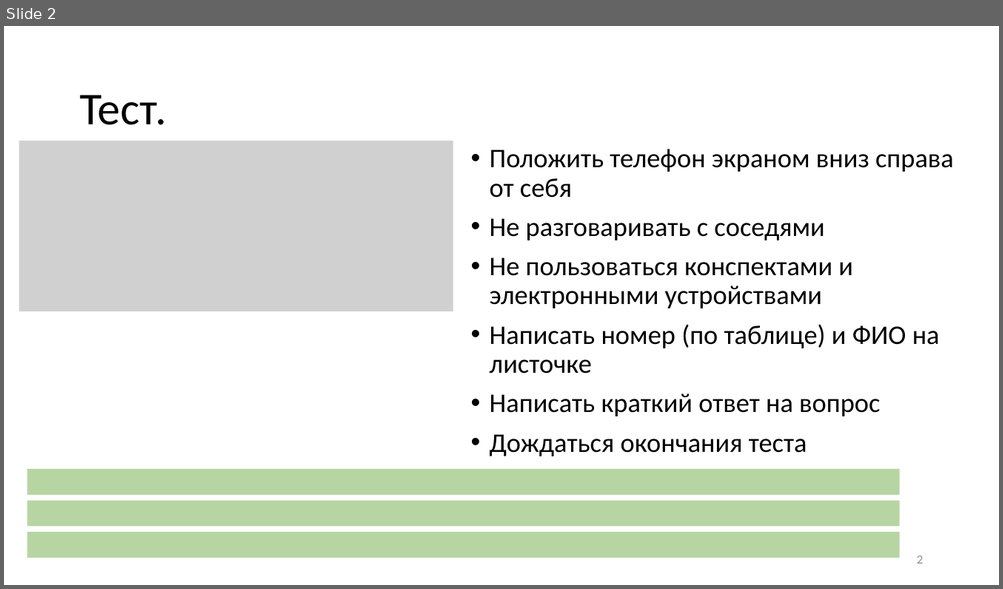
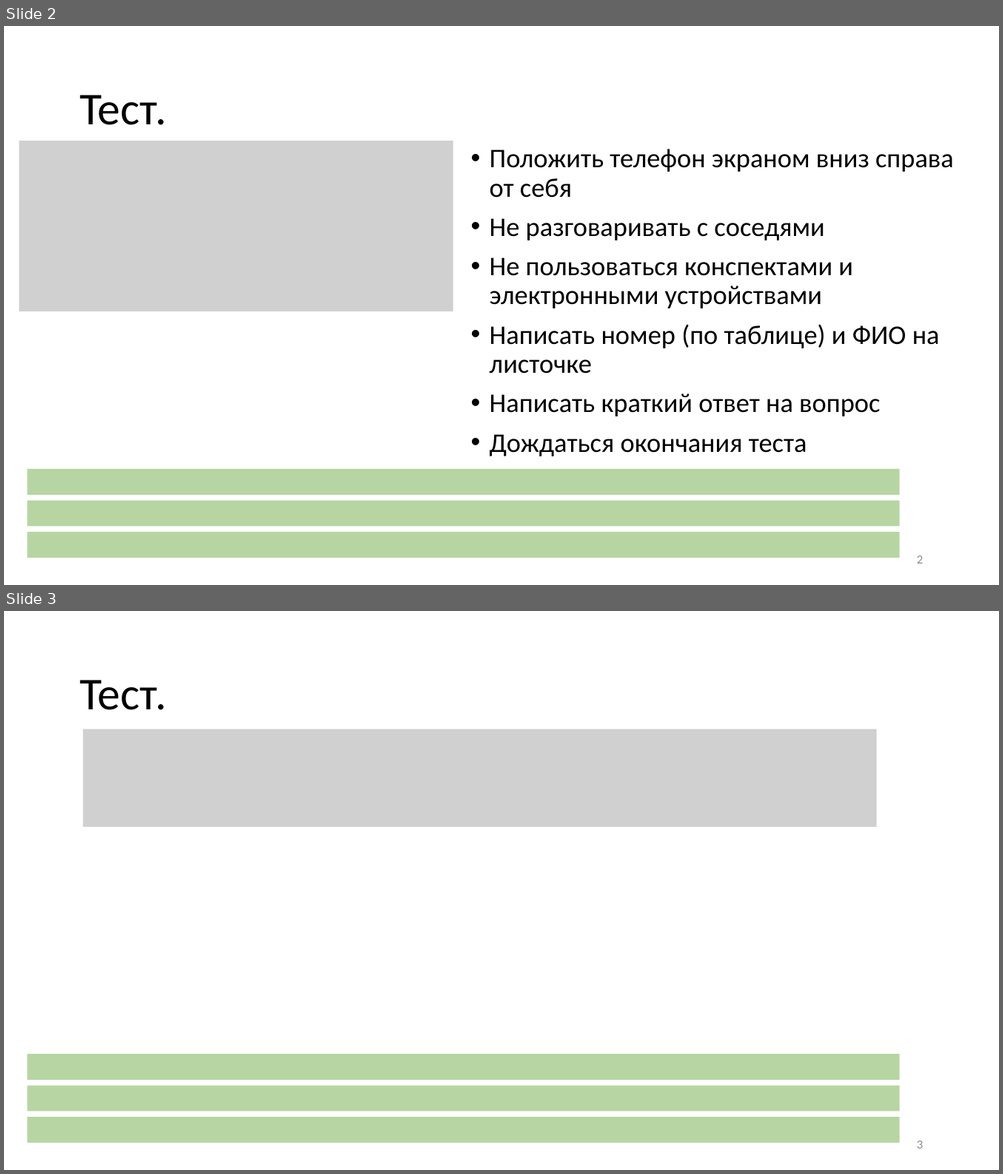
Before and after one commit to CryptoCourse/CryptoLectures, a slide deck: Lectures/Lecture7.pptx. Shown one above the other, each under a label of ours: slide 2 before the commit, slides 2 and 3 after it. The pictures are 1003x589 and 1003x1174 pixels, drawn with LibreOffice and Linux fonts; fonts in the diff are those of the drawing; grey boxes stand for pictures. Boxes give left, top, right and bottom in pixels: in the first picture for what was removed or moved away, otherwise in the second. Text is boxed around its words. In the diff, an @@ line names an element or a change of style, - is before the commit and + after.

```diff
--- a/Lectures/Lecture7.pptx
+++ b/Lectures/Lecture7.pptx
@@ slide 3 added at <box>4,611,999,1170</box>, background #FFFFFF @@
@@ title added at <box>79,680,167,710</box>, 44 pt, text #000000 @@
+Тест.
@@ picture added at <box>83,729,876,826</box> @@
@@ rectangle added at <box>27,1054,899,1080</box>, fill #70AD47 at 50% opacity @@
@@ rectangle added at <box>27,1085,899,1112</box>, fill #70AD47 at 50% opacity @@
@@ rectangle added at <box>27,1118,899,1144</box>, fill #70AD47 at 50% opacity @@
@@ page number added at <box>916,1141,922,1149</box>, 12 pt, text #8C8C8C @@
+3
```
Also in this commit, not shown: 1 slide changed, 1 other slide added, 1 other file.
